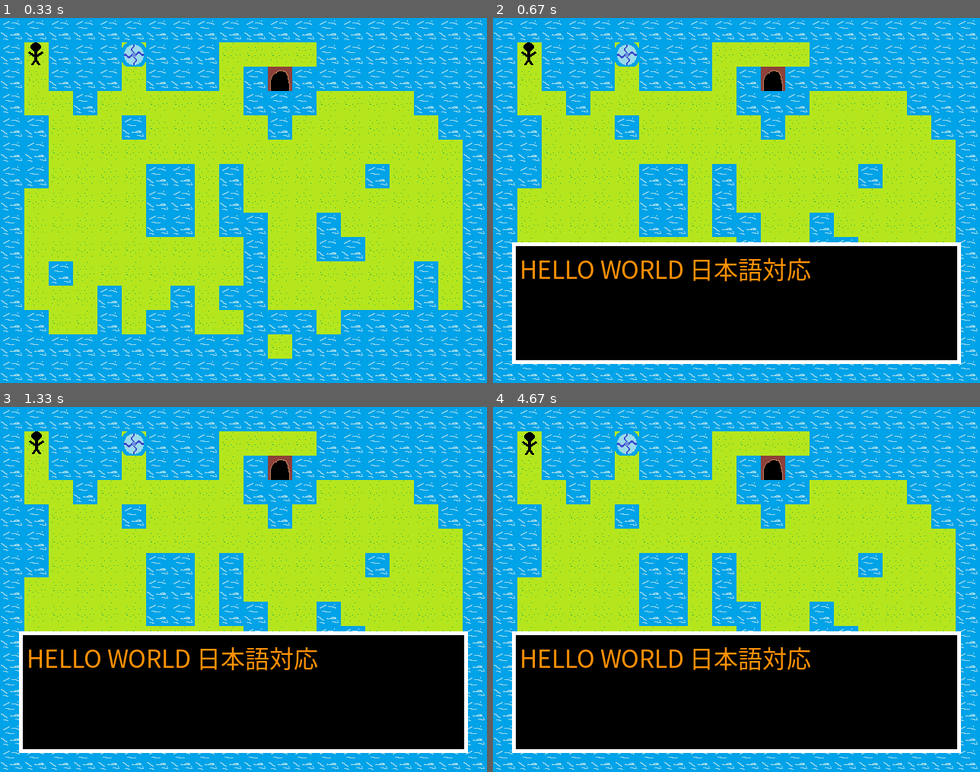
Above: before the commit, frames 1-4 (two rows, left to right).
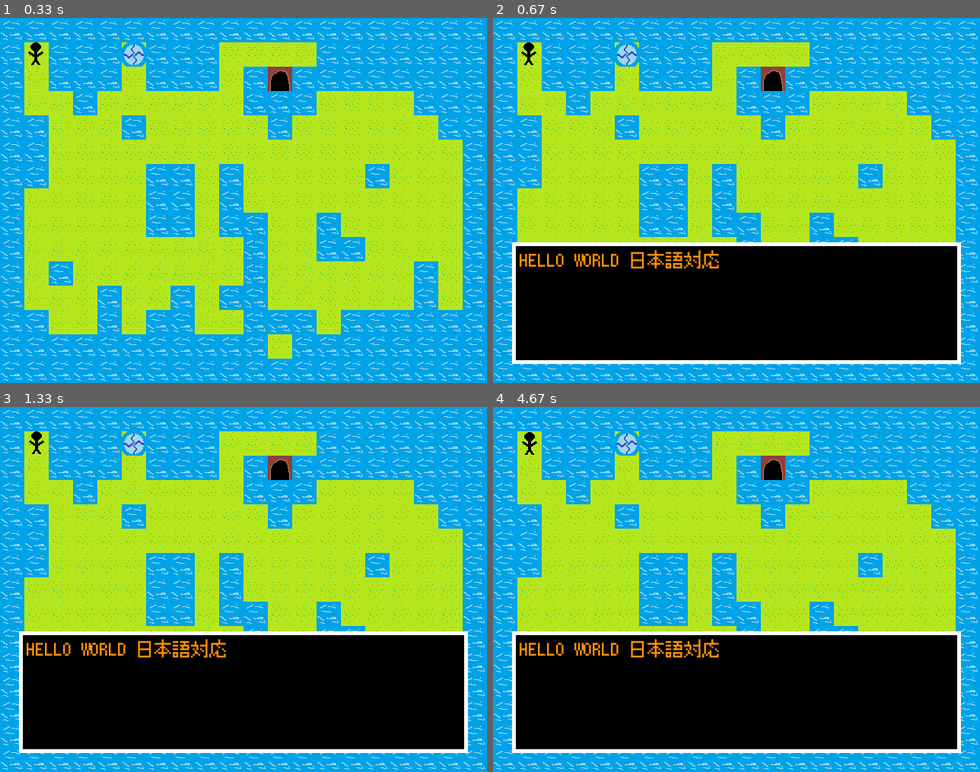
Above: after the commit, the same moments.

Repository: YahiroRyo/iot_game
Game: pygame game, started from main.py
Two runs of this game, one before a commit and one after it. Both use one fixed random seed, a clock stepped at 60 frames per second and the inputs below.
Inputs:
- Up to frame 1 (0.33 s): no input
- Up to frame 2 (0.67 s): tap M at 0.33 s
- Up to frame 3 (1.33 s): hold Right 0.67-1.13 s; hold Up from 1.17 s (still down)
- Up to frame 4 (4.67 s): release Up at 1.47 s; hold Left 2-2.53 s; hold Down 2.57-2.87 s; hold Right 3.73-4.37 s; hold Down from 4.4 s (still down)

Frame 1 is identical in both runs. In frame 2, 1.9% of the frame differs, in the area x 5-66%, y 63-73%; in frame 3, 1.9%; in frame 4, 1.9%.

Commit message:
フォントをRPG風に変更

Diff:
--- a/window.py
+++ b/window.py
@@ -16,7 +16,7 @@
         self._x = x
         self._y = y
 
-    def _draw_str(self, screen: Surface, string: str, color = color.ORANGE, font_size: int = 32):
-        font = pygame.font.SysFont("meiryo", font_size)
+    def _draw_str(self, screen: Surface, string: str, color = color.ORANGE, font_size: int = 24):
+        font = pygame.font.Font("fonts/PixelMplus10-Regular.ttf", font_size)
         text = font.render(string, True, color)
         screen.blit(text, (self._x + 10, self._y + 10))
Binary file added: fonts/PixelMplus10-Bold.ttf
Binary file added: fonts/PixelMplus10-Regular.ttf
Binary file added: fonts/PixelMplus12-Bold.ttf
Binary file added: fonts/PixelMplus12-Regular.ttf
